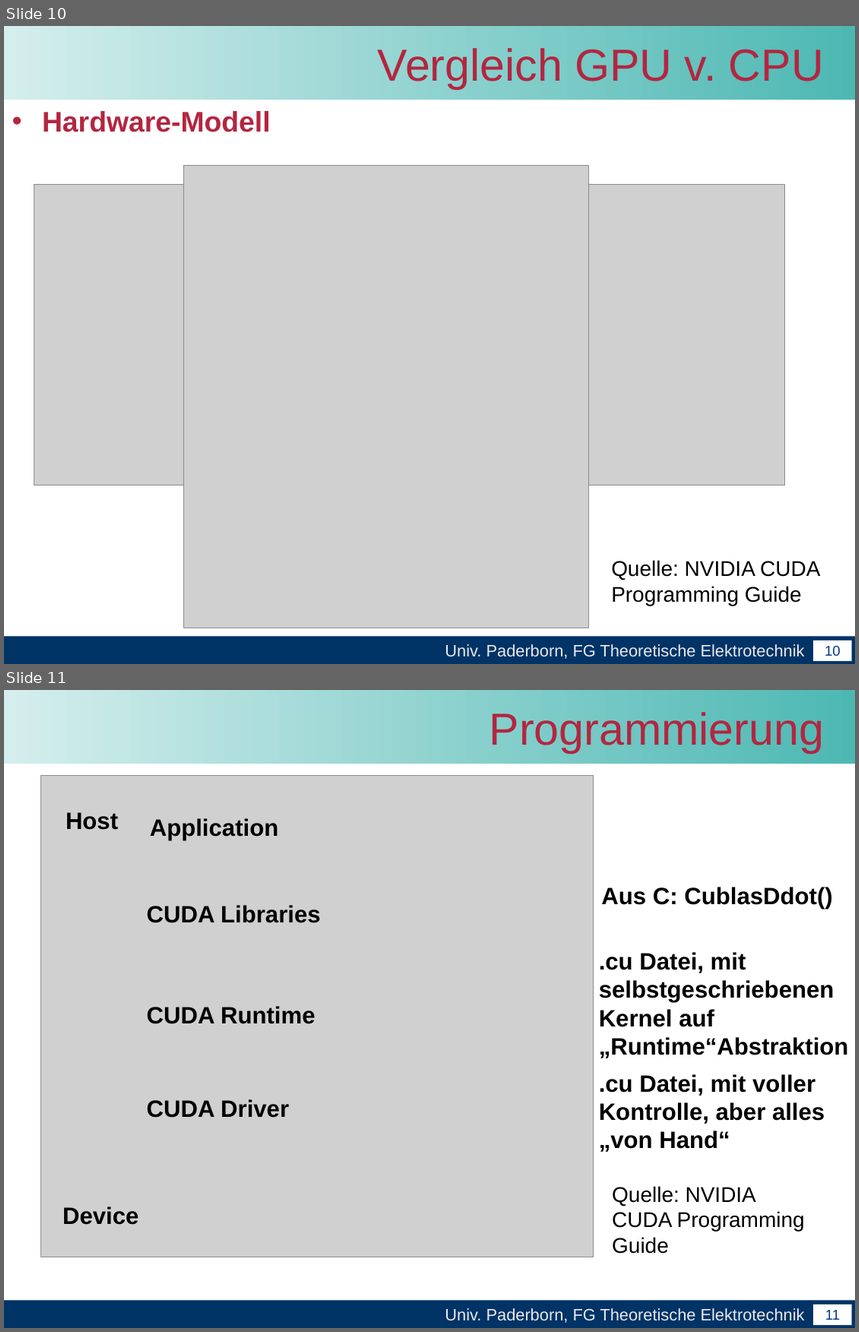
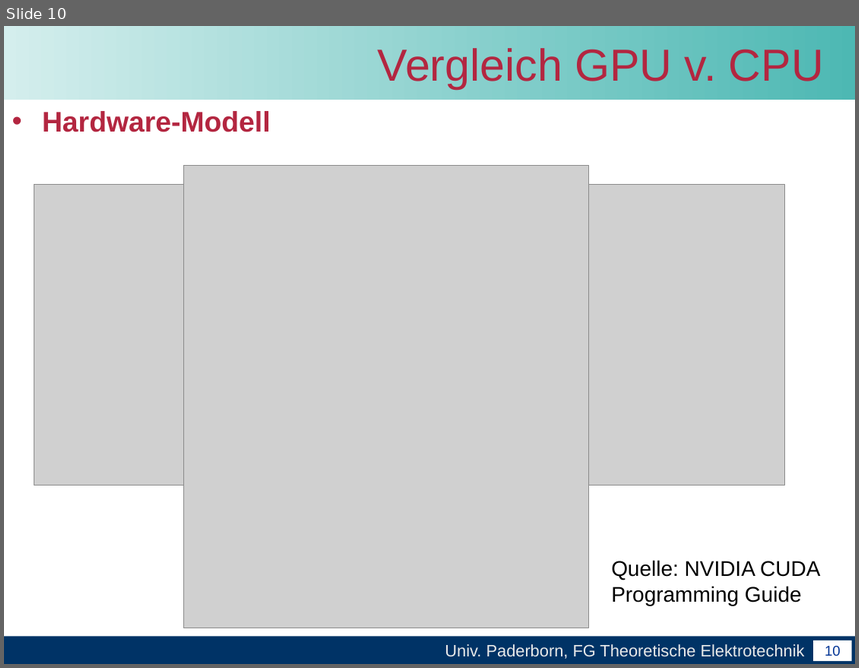
Before and after one commit to unconditional/projektarbeitcuda, a slide deck: Vortrag/Zwischenvortrag der Projektarbeit CUDA.ppt. Shown one above the other, each under a label of ours: slides 10 and 11 before the commit, slide 10 after it. The pictures are 859x1332 and 859x668 pixels, drawn with LibreOffice and Linux fonts; fonts in the diff are those of the drawing; grey boxes stand for pictures; background and template pictures are left out. Boxes give left, top, right and bottom in pixels: in the first picture for what was removed or moved away, otherwise in the second. Text is boxed around its words. In the diff, an @@ line names an element or a change of style, - is before the commit and + after.

```diff
--- a/Vortrag/Zwischenvortrag der Projektarbeit CUDA.ppt
+++ b/Vortrag/Zwischenvortrag der Projektarbeit CUDA.ppt
@@ slide 11 removed at [4, 690, 855, 1328], background #FFFFFF; not listed: 4 template elements that a slide beside it also shows @@
@@ title removed at [490, 712, 824, 753] @@
-Programmierung
@@ picture removed at [40, 776, 593, 1258] @@
@@ text removed at [66, 812, 118, 830] @@
-Host
@@ text removed at [150, 818, 278, 840] @@
-Application
@@ text removed at [601, 887, 832, 909] @@
-Aus C: CublasDdot()
@@ text removed at [147, 905, 320, 923] @@
-CUDA Libraries
@@ text removed at [599, 952, 849, 1059] @@
-.cu Datei, mit selbstgeschriebenen Kernel auf „Runtime“Abstraktion
@@ text removed at [147, 1006, 316, 1024] @@
-CUDA Runtime
@@ text removed at [599, 1075, 825, 1152] @@
-.cu Datei, mit voller Kontrolle, aber alles „von Hand“
@@ text removed at [147, 1100, 289, 1118] @@
-CUDA Driver
@@ text removed at [612, 1186, 805, 1254] @@
-Quelle: NVIDIA CUDA Programming Guide
@@ text removed at [63, 1207, 139, 1225] @@
-Device
```
Also in this commit, not shown: 3 slides added, 1 other slide removed.
